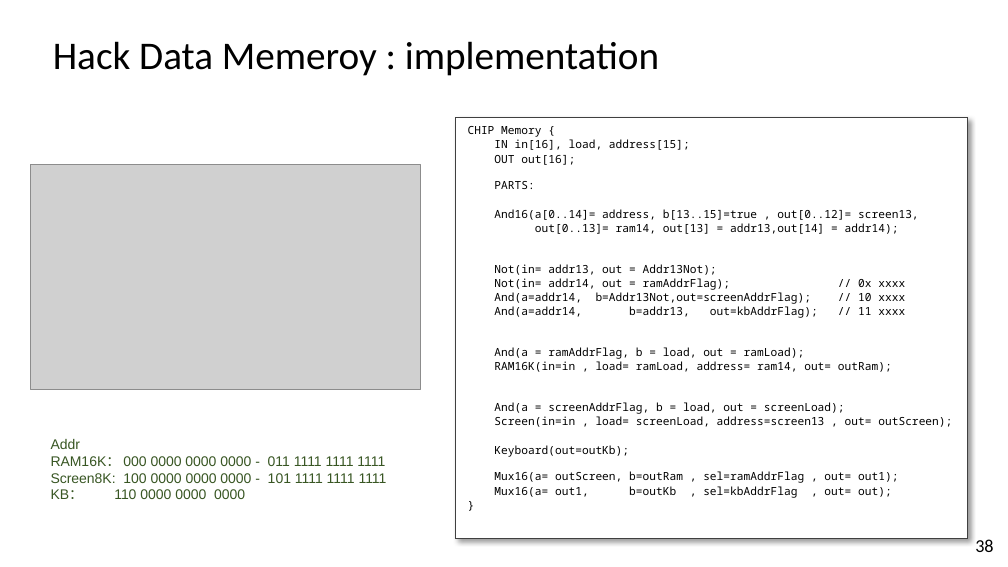
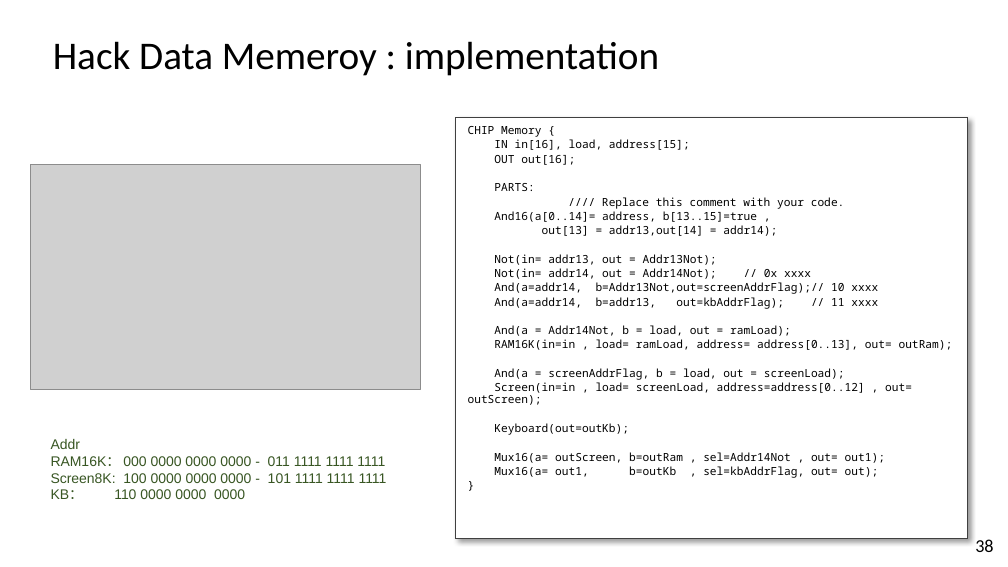
Before and after one commit to vcboy1/Leeds, a slide deck: slide 38 of 26fall/1860/Lecture/All HDL.pptx. Drawn at 1008x567 pixels with LibreOffice and Linux fonts; fonts in the diff are those of the drawing; grey boxes stand for pictures; background and template pictures are left out. Boxes give left, top, right and bottom in pixels: in the first picture for what was removed or moved away, otherwise in the second. Text is boxed around its words. In the diff, an @@ line names an element or a change of style, - is before the commit and + after.

```diff
--- a/26fall/1860/Lecture/All HDL.pptx
+++ b/26fall/1860/Lecture/All HDL.pptx
@@ text in rectangle at (494, 197, 845, 236): text changed @@
-And16(a[0..14]= address, b[13..15]=true , out[0..12]= screen13,
-out[0..13]= ram14, out[13] = addr13,out[14] = addr14);
+//// Replace this comment with your code.
+And16(a[0..14]= address, b[13..15]=true ,
+out[13] = addr13,out[14] = addr14);
@@ text in rectangle at (494, 268, 878, 294): text changed @@
-Not(in= addr14, out = ramAddrFlag); // 0x xxxx
-And(a=addr14, b=Addr13Not,out=screenAddrFlag); // 10 xxxx
+Not(in= addr14, out = Addr14Not); // 0x xxxx
+And(a=addr14, b=Addr13Not,out=screenAddrFlag);// 10 xxxx
@@ text in rectangle at (494, 325, 953, 350): text changed @@
-And(a = ramAddrFlag, b = load, out = ramLoad);
-RAM16K(in=in , load= ramLoad, address= ram14, out= outRam);
+And(a = Addr14Not, b = load, out = ramLoad);
+RAM16K(in=in , load= ramLoad, address= address[0..13], out= outRam);
@@ text in rectangle at (468, 382, 912, 405): text changed @@
-Screen(in=in , load= screenLoad, address=screen13 , out= outScreen);
+Screen(in=in , load= screenLoad, address=address[0..12] , out= outScreen);
@@ text in rectangle at (494, 452, 885, 478): text changed @@
-Mux16(a= outScreen, b=outRam , sel=ramAddrFlag , out= out1);
-Mux16(a= out1, b=outKb , sel=kbAddrFlag , out= out);
+Mux16(a= outScreen, b=outRam , sel=Addr14Not , out= out1);
+Mux16(a= out1, b=outKb , sel=kbAddrFlag, out= out);
```
Also in this commit, not shown: 2 other files.
